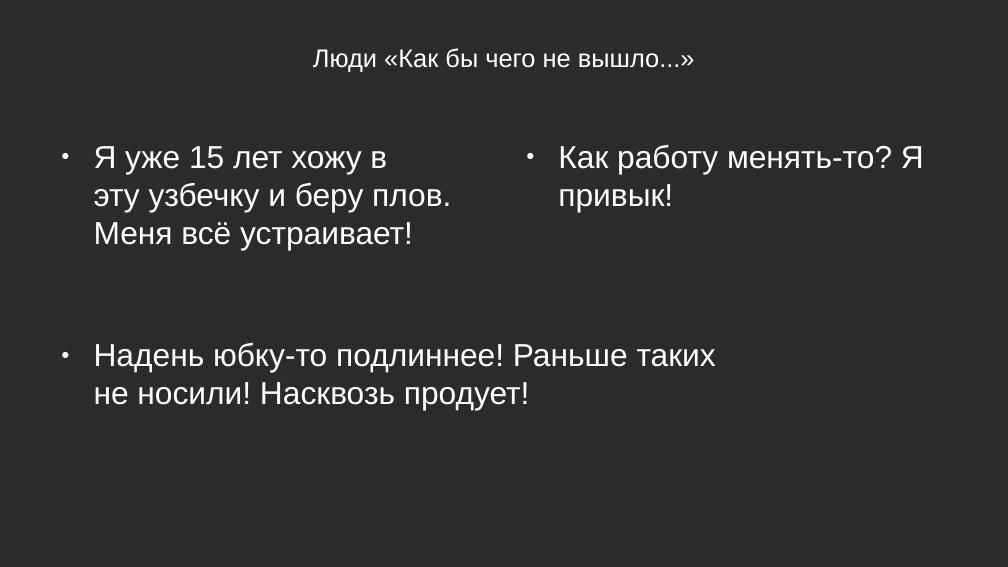
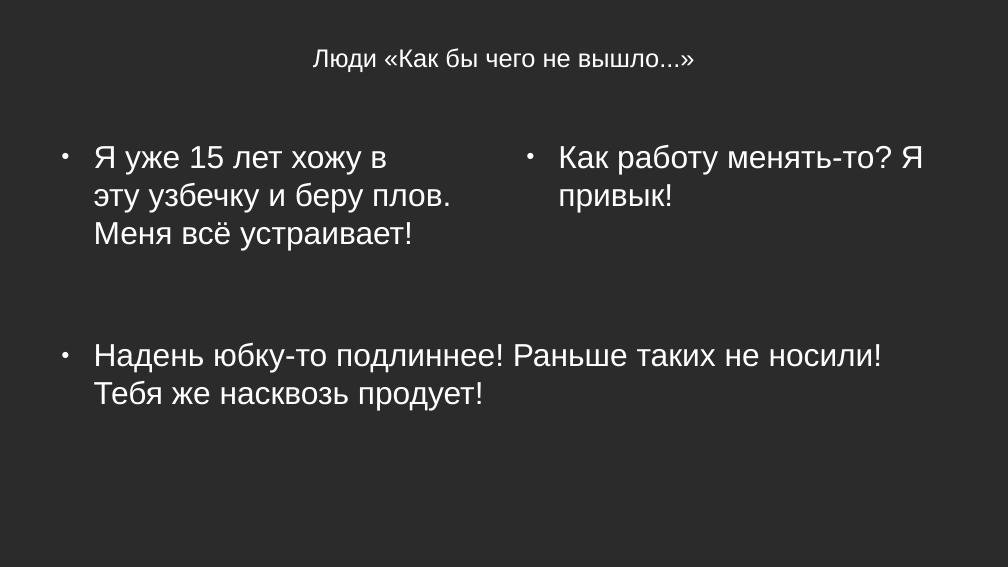
Before and after one commit to Chularev/articles, a slide deck: slide 14 of Psychology/Гомеостаз и мотивация (практика).odp. Drawn at 1008x567 pixels with LibreOffice and Linux fonts; fonts in the diff are those of the drawing; background and template pictures are left out; a plain dark background stands for a picture behind light text. Boxes give left, top, right and bottom in pixels: in the first picture for what was removed or moved away, otherwise in the second. Text is boxed around its words. In the diff, an @@ line names an element or a change of style, - is before the commit and + after.

```diff
--- a/Psychology/Гомеостаз и мотивация (практика).odp
+++ b/Psychology/Гомеостаз и мотивация (практика).odp
@@ text at [94, 343, 883, 410]: text changed @@
-● Надень юбку-то подлиннее! Раньше таких не носили! Насквозь продует!
+● Надень юбку-то подлиннее! Раньше таких не носили! Тебя же насквозь продует!
```
Also in this commit, not shown: 1 other slide changed.
